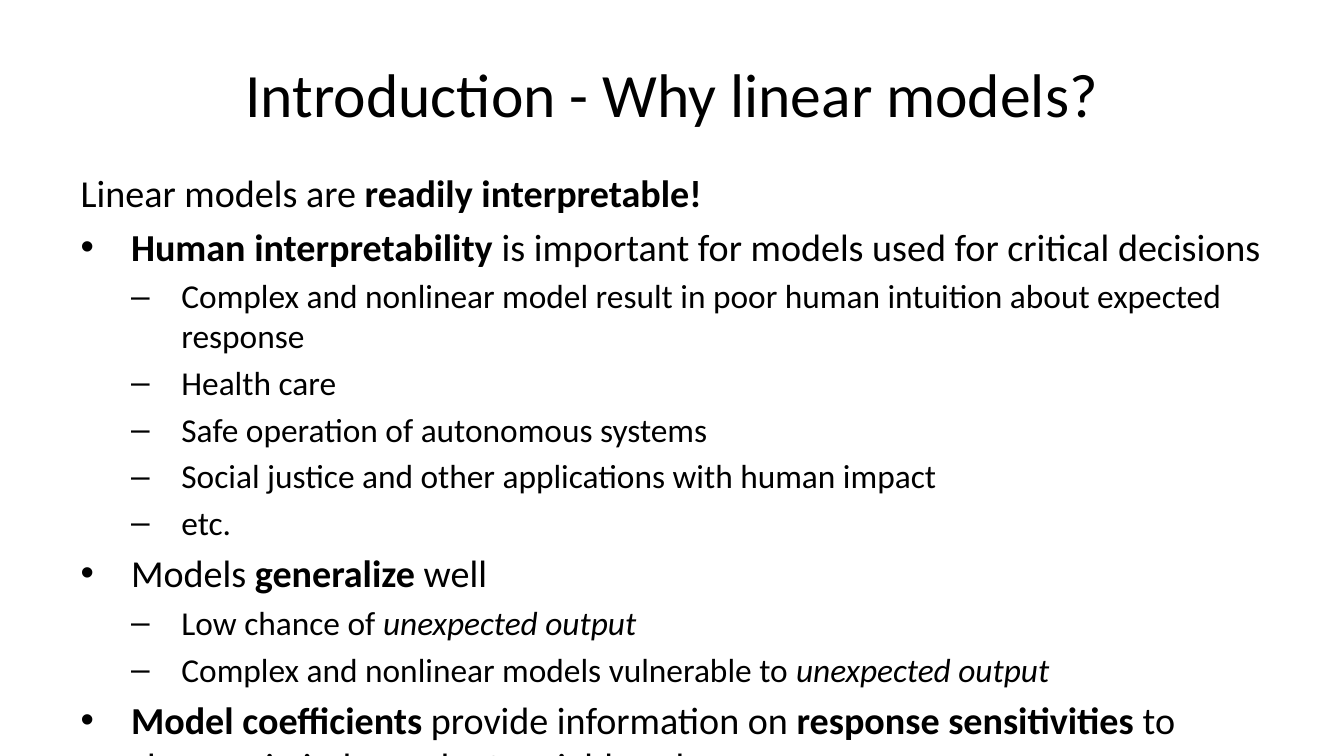
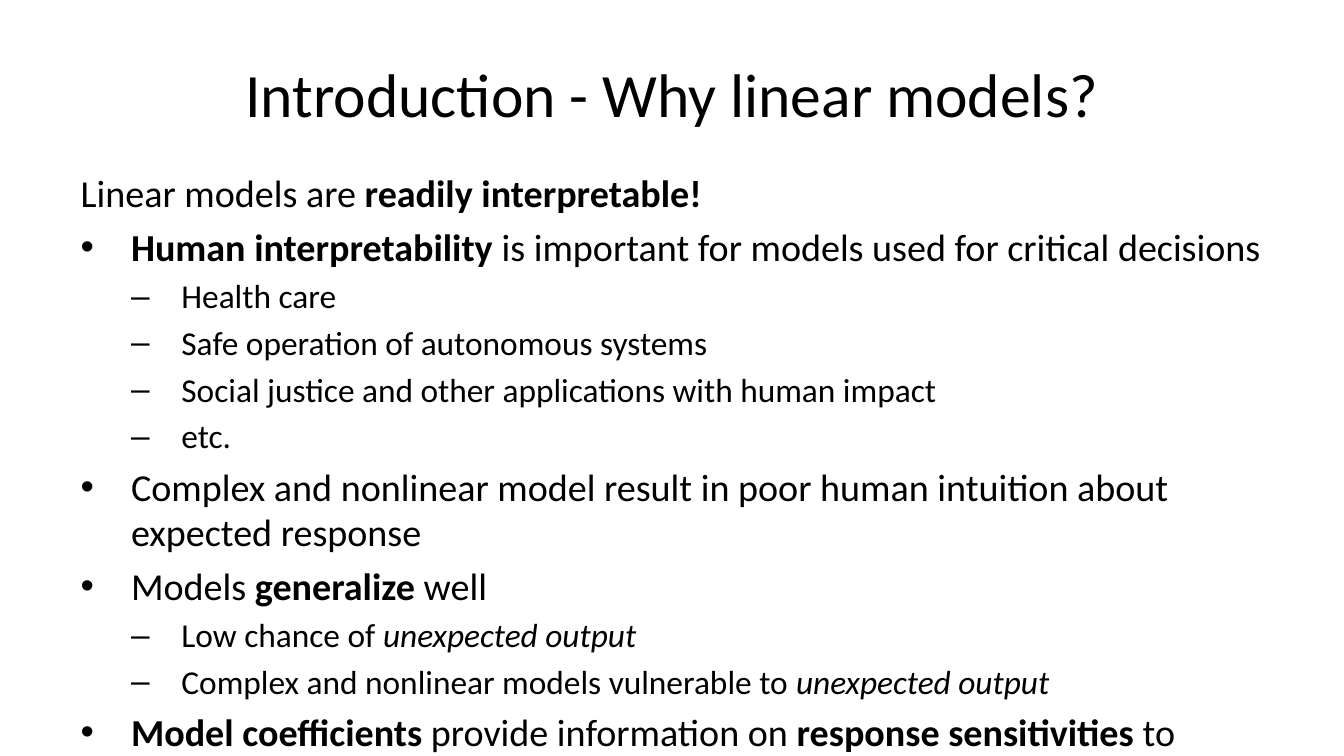
Before and after one commit to StephenElston/CSCI-E-83, a slide deck: slide 4 of LectureSlides/08_IntroductionToLinearModels.pptx. Drawn at 1344x756 pixels with LibreOffice and Linux fonts; fonts in the diff are those of the drawing. Boxes give left, top, right and bottom in pixels: in the first picture for what was removed or moved away, otherwise in the second. Text is boxed around its words. In the diff, an @@ line names an element or a change of style, - is before the commit and + after.

```diff
--- a/LectureSlides/08_IntroductionToLinearModels.pptx
+++ b/LectureSlides/08_IntroductionToLinearModels.pptx
@@ text at [181,284,1221,354]: paragraph removed @@
-  – Complex and nonlinear model result in poor human intuition about expected response
@@ text at [131,474,1168,552]: paragraph added @@
+• Complex and nonlinear model result in poor human intuition about expected response
```
Also in this commit, not shown: 4 other slides changed.
